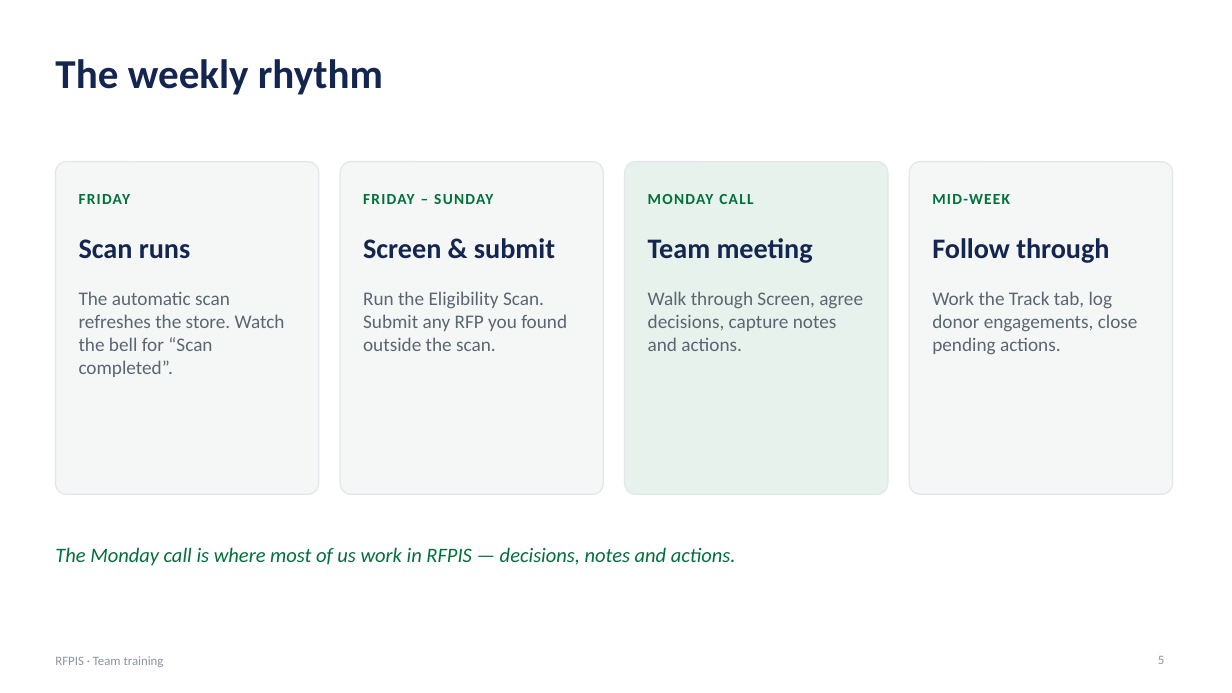
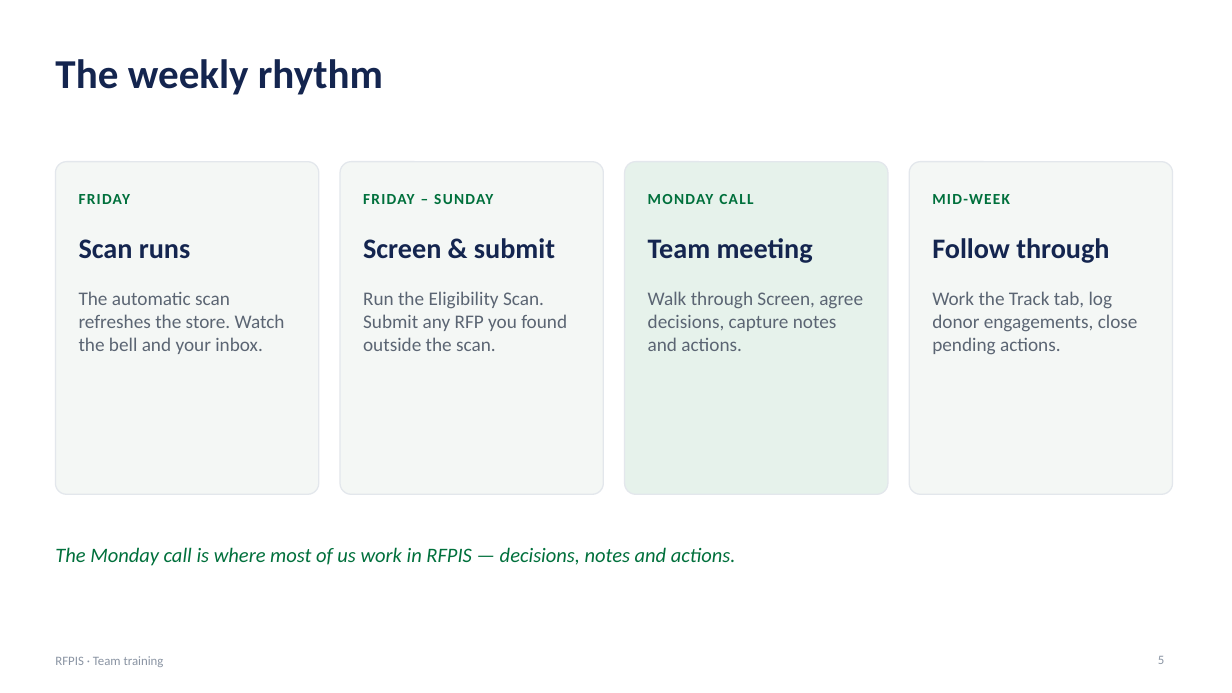
Before and after one commit to bensah/chai-rfpis, a slide deck: slide 5 of assets/help/RFPIS_Training_Deck.pptx. Drawn at 1232x693 pixels with LibreOffice and Linux fonts; fonts in the diff are those of the drawing. Boxes give left, top, right and bottom in pixels: in the first picture for what was removed or moved away, otherwise in the second. Text is boxed around its words. In the diff, an @@ line names an element or a change of style, - is before the commit and + after.

```diff
--- a/assets/help/RFPIS_Training_Deck.pptx
+++ b/assets/help/RFPIS_Training_Deck.pptx
@@ text at box(79, 291, 285, 354): text changed @@
-The automatic scan refreshes the store. Watch the bell for “Scan completed”.
+The automatic scan refreshes the store. Watch the bell and your inbox.
```
Also in this commit, not shown: 3 other slides changed, 1 slide added, 14 other files.
